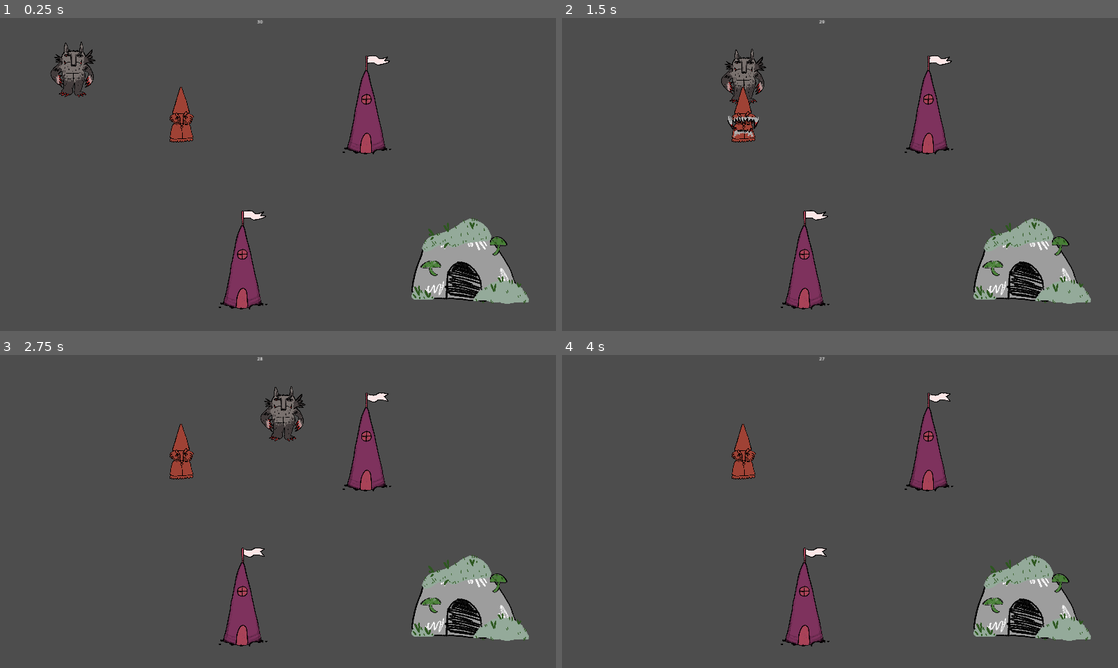
Above: before the commit, frames 1-4 (two rows, left to right).
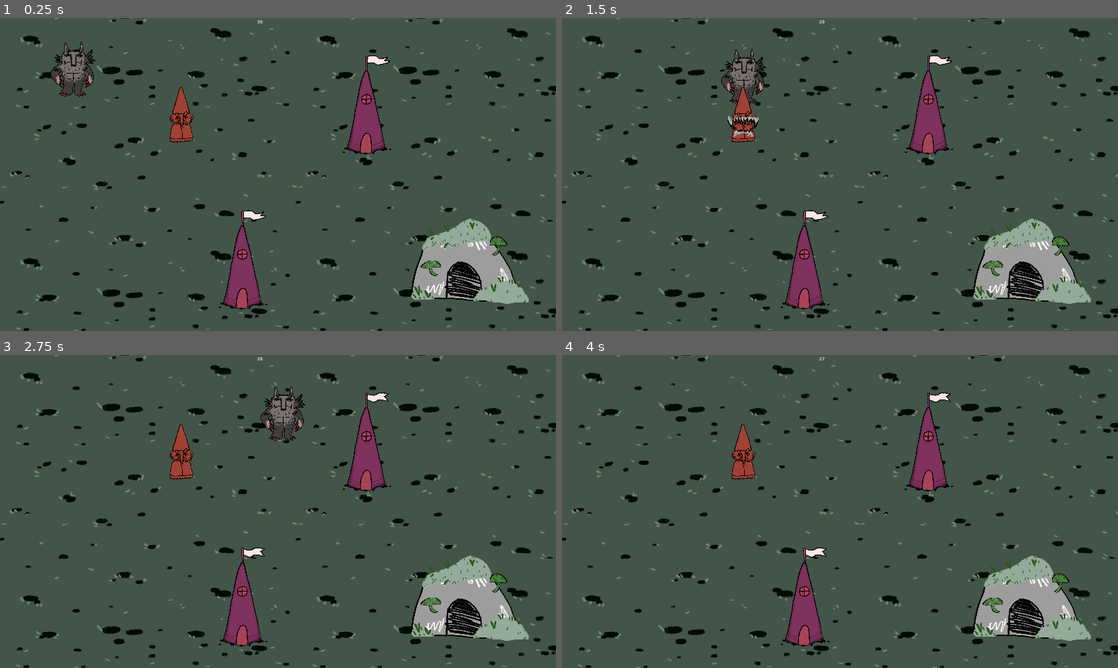
Above: after the commit, the same moments.

Repository: TheJP/GMTKGameJam2023
Game: Godot game, scene res://main.tscn
Two runs of this game, one before a commit and one after it. Both use one fixed random seed, a clock stepped at 60 frames per second and the inputs below.
Inputs (mouse positions are in pixels of both pictures, inside the frame that each line leads up to):
- Up to frame 1 (0.25 s): no input
- Up to frame 2 (1.5 s): move the mouse to (823, 24) at 0.52 s; press the mouse at (823, 24) at 0.53 s; hold D (move_right) 0.53-1.28 s; move the mouse to (728, 190) at 1.27 s; release the mouse at (728, 190) at 1.28 s; hold S (move_down) from 1.28 s (still down); click (728, 190) at 1.35 s
- Up to frame 3 (2.75 s): move the mouse to (333, 442) at 2.02 s; release S (move_down) at 2.03 s; press the mouse at (333, 442) at 2.03 s; hold D (move_right) from 2.03 s (still down)
- Up to frame 4 (4 s): move the mouse to (812, 574) at 2.77 s; release D (move_right) at 2.78 s; release the mouse at (812, 574) at 2.78 s; hold W (move_up) 2.78-3.53 s; click (812, 574) at 2.85 s; move the mouse to (1006, 558) at 3.52 s; press the mouse at (1006, 558) at 3.53 s; hold A (move_left) from 3.53 s (still down)

The runs differ from the first frame. In frame 1, 4.2% of the frame differs, in the area x 0-100%, y 0-100%; in frame 2, 4.2%; in frame 3, 4.2%; in frame 4, 4.2%.

Commit message:
Added background and canvas layers

Diff:
--- a/GMTKGameJam2023/main.tscn
+++ b/GMTKGameJam2023/main.tscn
@@ -1,7 +1,8 @@
-[gd_scene load_steps=7 format=3 uid="uid://dshy5e3lj4w1u"]
+[gd_scene load_steps=8 format=3 uid="uid://dshy5e3lj4w1u"]
 
 [ext_resource type="PackedScene" uid="uid://dacjlbk3ddu34" path="res://player/player.tscn" id="1_yi55a"]
 [ext_resource type="PackedScene" uid="uid://dugyay08um7n5" path="res://enemy/enemy.tscn" id="2_lexij"]
+[ext_resource type="Texture2D" uid="uid://berxnscxlhclo" path="res://Assets/Background2.png" id="3_n02ux"]
 [ext_resource type="Script" path="res://DowngradeTimer.gd" id="3_ybr87"]
 [ext_resource type="PackedScene" uid="uid://cd4xfdqxmnkcy" path="res://DowngradeSystem/Downgrades.tscn" id="4_odlv1"]
 [ext_resource type="PackedScene" uid="uid://ctbdu7wf1vxb2" path="res://monster_lair/monster_lair.tscn" id="5_1ax52"]
@@ -9,40 +10,55 @@
 
 [node name="Game" type="Node"]
 
-[node name="Player" parent="." instance=ExtResource("1_yi55a")]
+[node name="BackgroundCanvasLayer" type="CanvasLayer" parent="."]
+
+[node name="Background" type="Sprite2D" parent="BackgroundCanvasLayer"]
+texture_repeat = 2
+scale = Vector2(0.5, 0.5)
+texture = ExtResource("3_n02ux")
+region_enabled = true
+region_rect = Rect2(0, 0, 100000, 100000)
+
+[node name="GameCanvasLayer" type="CanvasLayer" parent="."]
+layer = 2
+
+[node name="Player" parent="GameCanvasLayer" instance=ExtResource("1_yi55a")]
 position = Vector2(252, 178)
 
-[node name="DowngradeTimer" type="RichTextLabel" parent="."]
+[node name="Buildings" type="Node" parent="GameCanvasLayer"]
+
+[node name="MonsterLair" parent="GameCanvasLayer/Buildings" instance=ExtResource("5_1ax52")]
+position = Vector2(1619, 833)
+
+[node name="EnemyHouse" parent="GameCanvasLayer/Buildings" instance=ExtResource("5_d3thm")]
+position = Vector2(839, 829)
+
+[node name="EnemyHouse2" parent="GameCanvasLayer/Buildings" instance=ExtResource("5_d3thm")]
+position = Vector2(1267, 294)
+
+[node name="Enemies" type="Node" parent="GameCanvasLayer"]
+
+[node name="Enemy" parent="GameCanvasLayer/Enemies" instance=ExtResource("2_lexij")]
+position = Vector2(627, 369)
+
+[node name="UICanvasLayer" type="CanvasLayer" parent="."]
+layer = 3
+
+[node name="DowngradeTimer" type="RichTextLabel" parent="UICanvasLayer"]
 offset_left = 888.0
 offset_right = 928.0
 offset_bottom = 40.0
 script = ExtResource("3_ybr87")
 
-[node name="Timer" type="Timer" parent="DowngradeTimer"]
+[node name="Timer" type="Timer" parent="UICanvasLayer/DowngradeTimer"]
 autostart = true
 
-[node name="Downgrades" parent="." instance=ExtResource("4_odlv1")]
+[node name="Downgrades" parent="UICanvasLayer" instance=ExtResource("4_odlv1")]
 offset_left = 416.0
 offset_top = 32.0
 offset_right = 416.0
 offset_bottom = 32.0
 
-[node name="Buildings" type="Node" parent="."]
-
-[node name="MonsterLair" parent="Buildings" instance=ExtResource("5_1ax52")]
-position = Vector2(1619, 833)
-
-[node name="EnemyHouse" parent="Buildings" instance=ExtResource("5_d3thm")]
-position = Vector2(839, 829)
-
-[node name="EnemyHouse2" parent="Buildings" instance=ExtResource("5_d3thm")]
-position = Vector2(1267, 294)
-
-[node name="Enemies" type="Node" parent="."]
-
-[node name="Enemy" parent="Enemies" instance=ExtResource("2_lexij")]
-position = Vector2(627, 369)
-
-[connection signal="start_downgrade_selection" from="DowngradeTimer" to="Downgrades" method="_on_downgrade_timer_start_downgrade_selection"]
-[connection signal="timeout" from="DowngradeTimer/Timer" to="DowngradeTimer" method="_on_timer_timeout"]
-[connection signal="downgrade_selection_finished" from="Downgrades" to="DowngradeTimer" method="_on_downgrades_downgrade_selection_finished"]
+[connection signal="start_downgrade_selection" from="UICanvasLayer/DowngradeTimer" to="UICanvasLayer/Downgrades" method="_on_downgrade_timer_start_downgrade_selection"]
+[connection signal="timeout" from="UICanvasLayer/DowngradeTimer/Timer" to="UICanvasLayer/DowngradeTimer" method="_on_timer_timeout"]
+[connection signal="downgrade_selection_finished" from="UICanvasLayer/Downgrades" to="UICanvasLayer/DowngradeTimer" method="_on_downgrades_downgrade_selection_finished"]
Binary file added: GMTKGameJam2023/Assets/Background2.png
Not shown, added: GMTKGameJam2023/Assets/Background2.png.import
